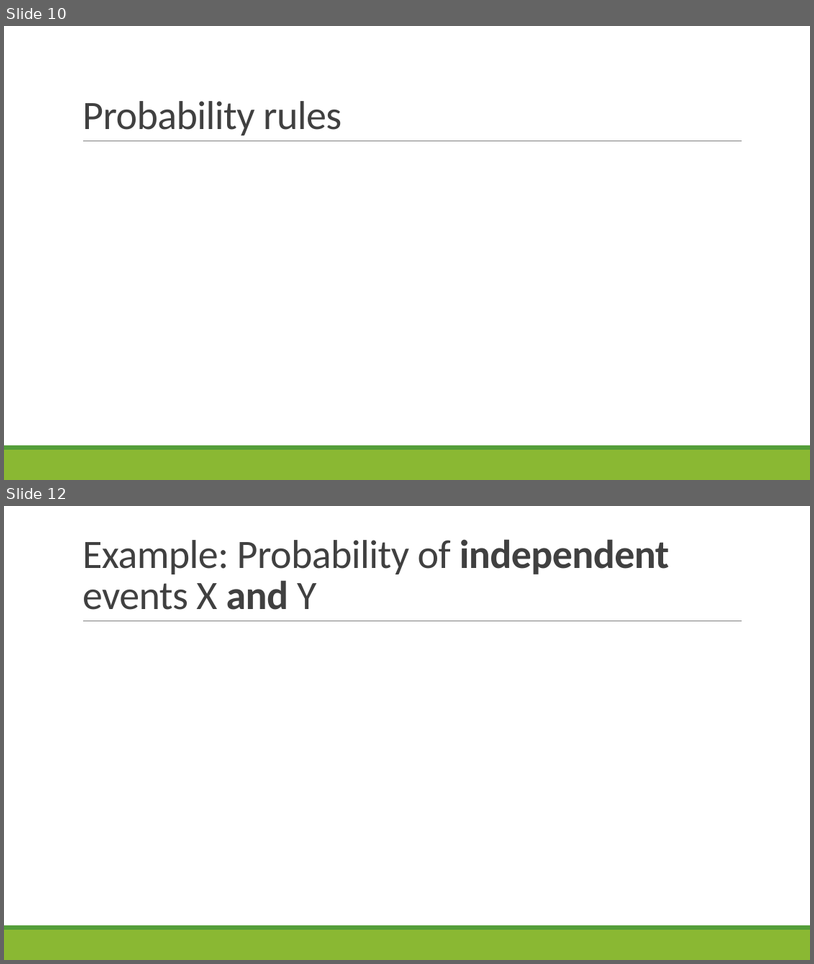
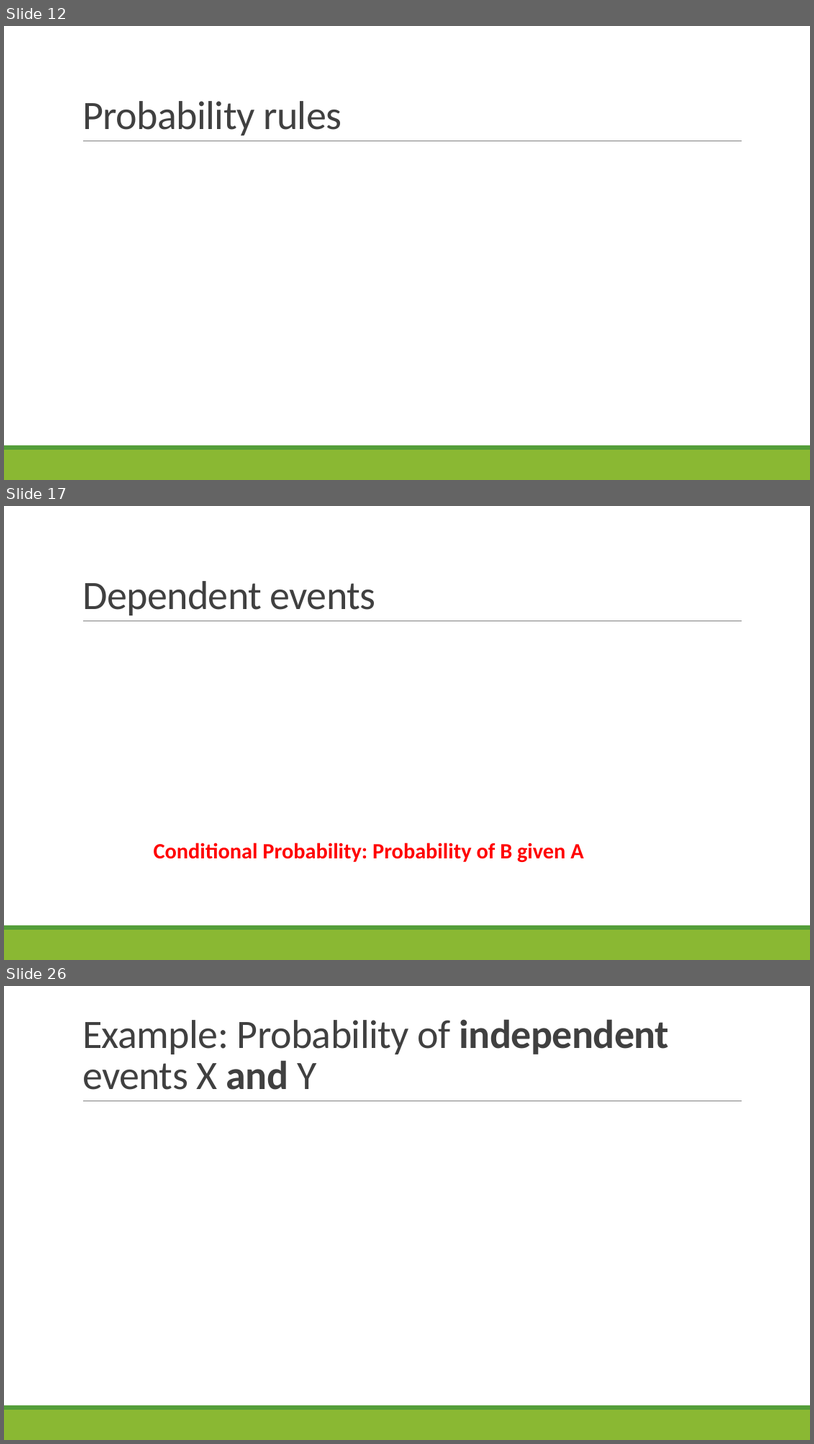
Before and after one commit to sjspielman/bio5312_fall2017, a slide deck: slides/day3_probability_tidyverse2.pptx. Shown one above the other, each under a label of ours: slides 10 and 12 before the commit, slides 12, 17 and 26 after it; the slides between them are not shown. The pictures are 814x964 and 814x1444 pixels, drawn with LibreOffice and Linux fonts; fonts in the diff are those of the drawing; grey boxes stand for pictures. Boxes give left, top, right and bottom in pixels: in the first picture for what was removed or moved away, otherwise in the second. Text is boxed around its words. In the diff, an @@ line names an element or a change of style, - is before the commit and + after.

```diff
--- a/slides/day3_probability_tidyverse2.pptx
+++ b/slides/day3_probability_tidyverse2.pptx
@@ slide 17 added at box(4, 506, 810, 960), background #FFFFFF; not listed: 3 template elements that a slide beside it also shows @@
@@ title added at box(82, 581, 376, 615), 48 pt, text #404040 @@
+Dependent events
@@ text added at box(154, 842, 584, 862), 26 pt, text #FF0000, bold @@
+Conditional Probability: Probability of B given A
@@ what was slide 10 is now slide 12 @@
@@ what was slide 12 is now slide 26 @@
```
Also in this commit, not shown: 16 slides changed, 27 other slides added, 6 slides removed, 8 other files.
